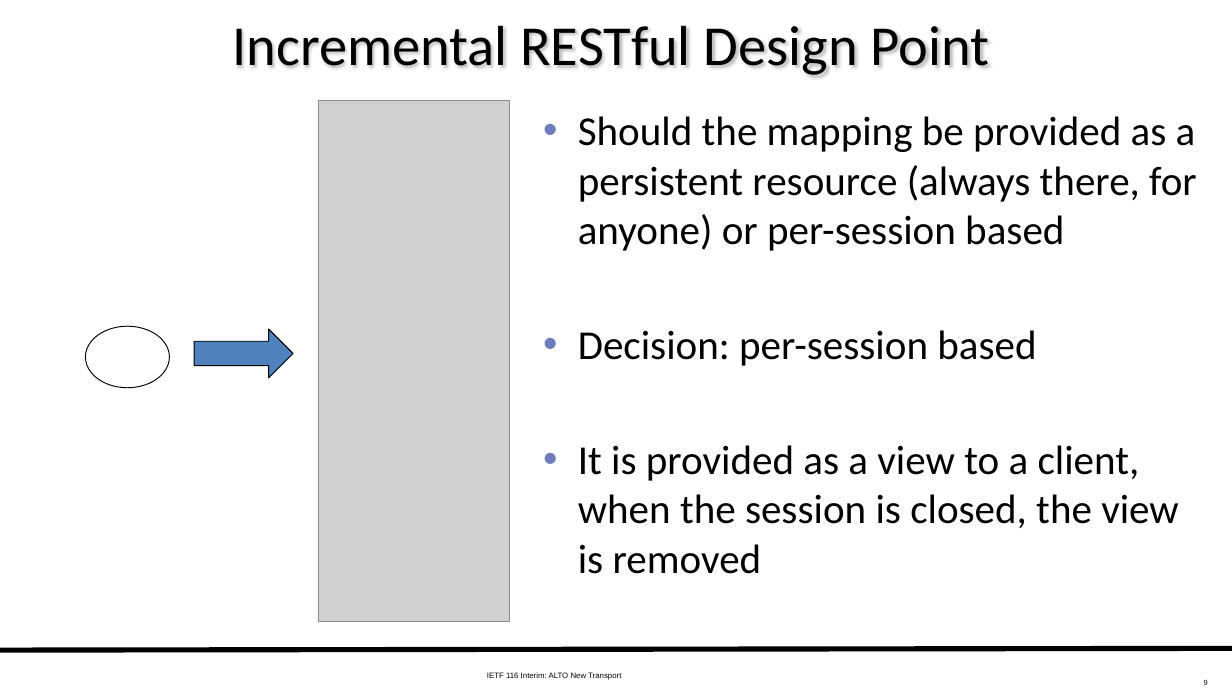
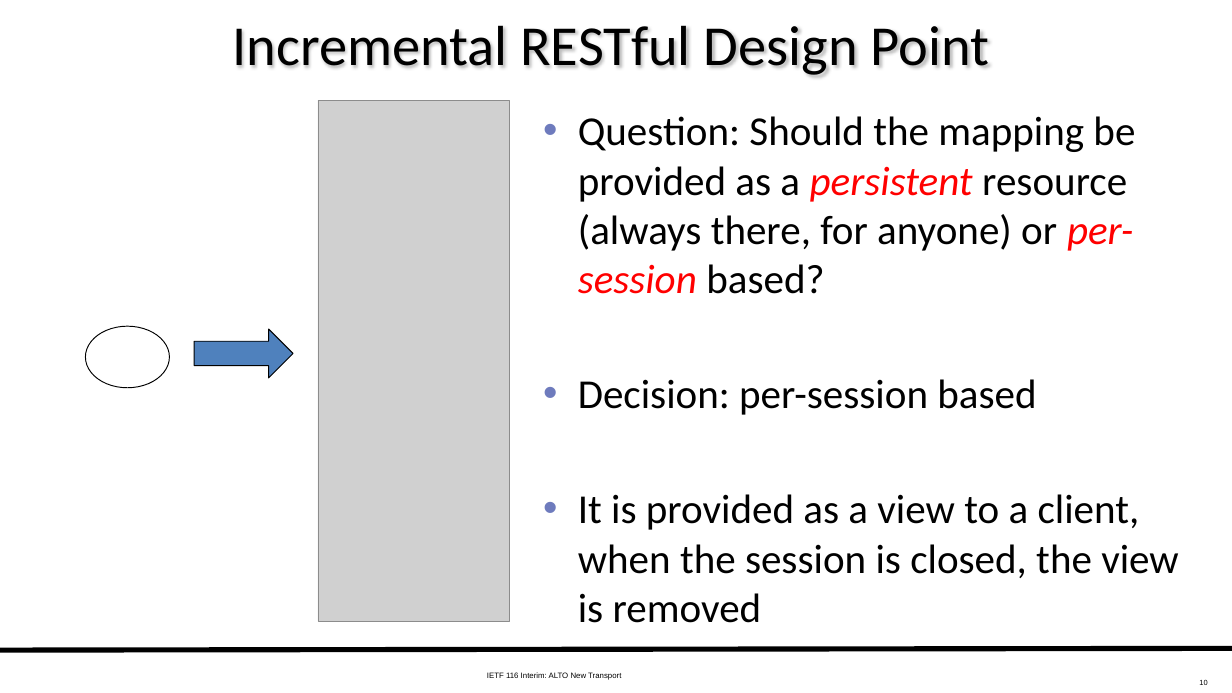
Before and after one commit to ietf-wg-alto/wg-materials, a slide deck: slide 10 of meetings-ietf/ietf-116-interim/slides-116-interim-alto-transport.pptx (slide 9 before the commit). Drawn at 1232x693 pixels with LibreOffice and Linux fonts; fonts in the diff are those of the drawing; grey boxes stand for pictures. Boxes give left, top, right and bottom in pixels: in the first picture for what was removed or moved away, otherwise in the second. Text is boxed around its words. In the diff, an @@ line names an element or a change of style, - is before the commit and + after.

Commit message:
update to make clear the questions from reviews and add cross-ref (Kai)

```diff
--- a/meetings-ietf/ietf-116-interim/slides-116-interim-alto-transport.pptx
+++ b/meetings-ietf/ietf-116-interim/slides-116-interim-alto-transport.pptx
@@ text at (578, 116, 1135, 294): text changed @@
-• Should the mapping be provided as a persistent resource (always there, for anyone) or per-session based
+• Question: Should the mapping be provided as a persistent resource (always there, for anyone) or per-session based?
@@ page number at (1199, 680, 1207, 685): text changed @@
-9
+10
```
Also in this commit, not shown: 12 other slides changed, 2 slides added.
